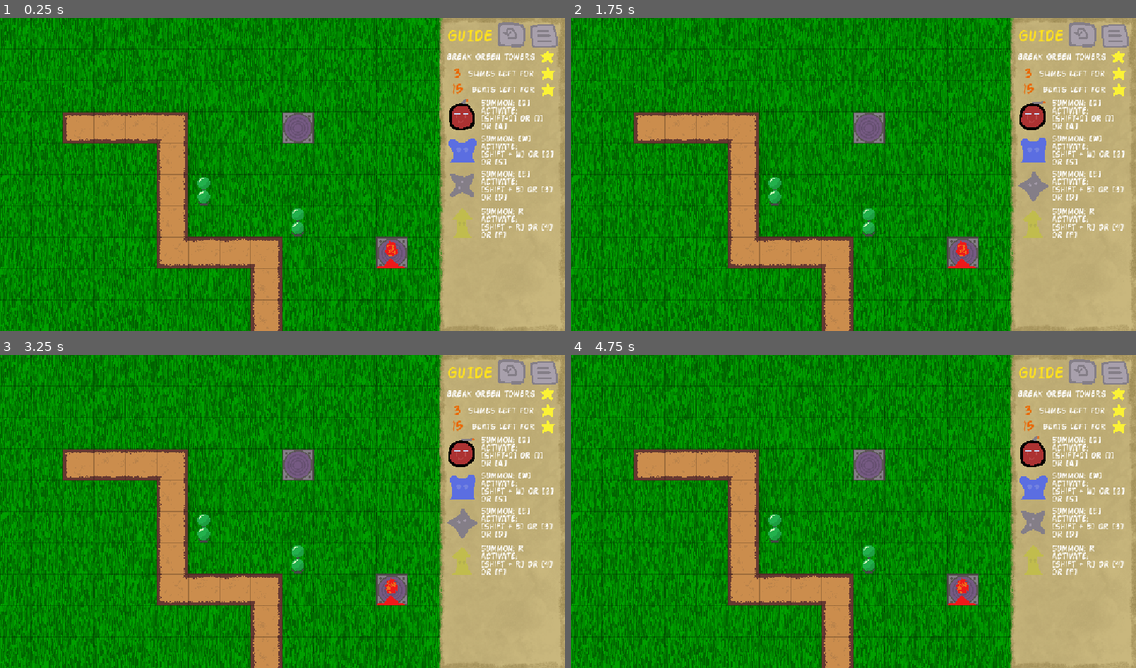
Above: before the commit, frames 1-4 (two rows, left to right).
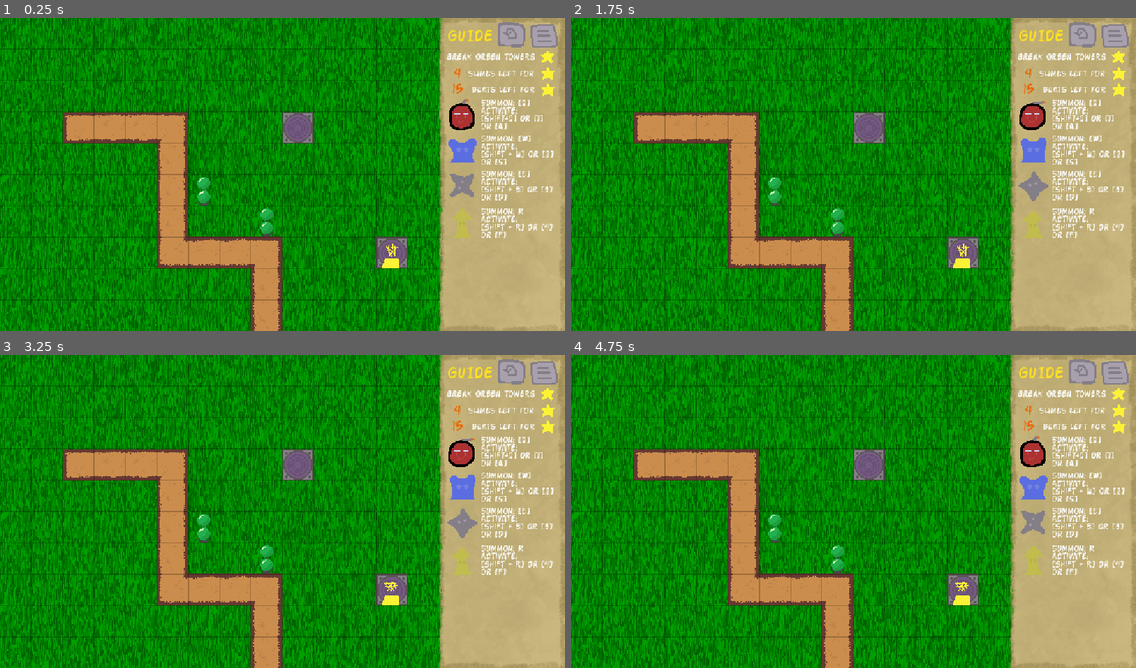
Above: after the commit, the same moments.

Repository: PeanutPiglet/SlimeTiming
Game: Godot game, scene res://levels/level18.tscn
Same seed, same stepped clock (60 frames per second), same inputs: the game is played once before the commit and once after it. This scene is started directly instead of the project's main scene.
Inputs (mouse positions are in pixels of both pictures, inside the frame that each line leads up to):
- Up to frame 1 (0.25 s): no input
- Up to frame 2 (1.75 s): click (1085, 33) at 0.5 s; click (1085, 33) at 1.25 s
- Up to frame 3 (3.25 s): click (514, 370) at 2 s; click (542, 373) at 2.75 s
- Up to frame 4 (4.75 s): click (1113, 373) at 3.5 s; click (1113, 373) at 4.25 s

The runs differ from the first frame. In frame 1, 0.5% of the frame differs, in the area x 46-82%, y 16-80%; in frame 2, 0.5%; in frame 3, 0.5%; in frame 4, 0.5%.
Error in both runs: Invalid access to property or key 'active_level' on a base object of type 'Node2D (GameLevel)'. (res://scripts/tower.gd:22)

Commit message:
late level change

Diff:
--- a/levels/level16.tscn
+++ b/levels/level16.tscn
@@ -15,7 +15,7 @@
 
 [node name="Grid" parent="." unique_id=1628908688 instance=ExtResource("2_pa8sk")]
 z_index = -1000
-tile_map_data = PackedByteArray("AAABAAYAAAADAAEAAFAAAAYAAAA …(687 unchanged characters)… ADAAAAAGAIAAQAAAADAAEAAFAJAAQAAAAEAAAAAAD//wYAAAADAAEAAGD+/wYAAAADAAEAAGD9/wYAAAADAAEAAGD8/wYAAAADAAEAAGA=")
+tile_map_data = PackedByteArray("AAABAAYAAAADAAEAAFAAAAYAAAA …(687 unchanged characters)… ADAAAAAGAIAAQAAAADAAEAAFAJAAQAAAAEAAAAAAA=")
 metadata/_edit_lock_ = true
 
 [node name="Spawn" type="Node2D" parent="." unique_id=1990253497]
--- a/levels/level18.tscn
+++ b/levels/level18.tscn
@@ -3,7 +3,7 @@
 [ext_resource type="Script" uid="uid://d1f2qo6m5k8js" path="res://scripts/level.gd" id="1_6j7hd"]
 [ext_resource type="PackedScene" uid="uid://b1rxcvtae7ibo" path="res://levels/grid.tscn" id="2_qsiuu"]
 [ext_resource type="PackedScene" uid="uid://comwdvb5utsao" path="res://towers/strongbase.tscn" id="3_0jg26"]
-[ext_resource type="PackedScene" uid="uid://xqoft64y02u2" path="res://towers/fire_tower.tscn" id="5_wmygf"]
+[ext_resource type="PackedScene" uid="uid://bf2cy6mf34wyl" path="res://towers/zap_tower.tscn" id="5_3yipn"]
 [ext_resource type="PackedScene" uid="uid://ceusvvbxxqo4l" path="res://special/tower_teleporter.tscn" id="6_3yipn"]
 [ext_resource type="Texture2D" uid="uid://bvvtme03me1y1" path="res://assets/grass.png" id="7_3yipn"]
 [ext_resource type="Texture2D" uid="uid://crfks4243quod" path="res://assets/grid.png" id="8_ljohf"]
@@ -12,7 +12,7 @@
 [node name="Level2" type="Node2D" unique_id=1507277628]
 script = ExtResource("1_6j7hd")
 min_beats = 15
-min_troops = 3
+min_troops = 4
 
 [node name="Grid" parent="." unique_id=1628908688 instance=ExtResource("2_qsiuu")]
 z_index = -1000
@@ -25,7 +25,7 @@
 [node name="tower_list" type="Node2D" parent="." unique_id=1557023929]
 
 [node name="Strongbase3" parent="tower_list" unique_id=2088341078 instance=ExtResource("3_0jg26")]
-position = Vector2(576, 384)
+position = Vector2(512, 384)
 
 [node name="Strongbase4" parent="tower_list" unique_id=797555590 instance=ExtResource("3_0jg26")]
 position = Vector2(384, 320)
@@ -33,15 +33,14 @@
 [node name="TowerTeleporter" parent="tower_list" unique_id=464087738 node_paths=PackedStringArray("destination", "tower") instance=ExtResource("6_3yipn")]
 position = Vector2(768, 448)
 destination = NodePath("../TowerTeleporter2")
-tower = NodePath("../Firetower")
+tower = NodePath("../Zaptower")
 
 [node name="TowerTeleporter2" parent="tower_list" unique_id=818251120 node_paths=PackedStringArray("destination") instance=ExtResource("6_3yipn")]
 position = Vector2(576, 192)
 destination = NodePath("../TowerTeleporter")
 
-[node name="Firetower" parent="tower_list" unique_id=1669962692 instance=ExtResource("5_wmygf")]
+[node name="Zaptower" parent="tower_list" unique_id=1669962692 instance=ExtResource("5_3yipn")]
 position = Vector2(768, 448)
-angles = Array[float]([270.0])
 
 [node name="Grass" type="Sprite2D" parent="." unique_id=1035555915]
 z_index = -1001
